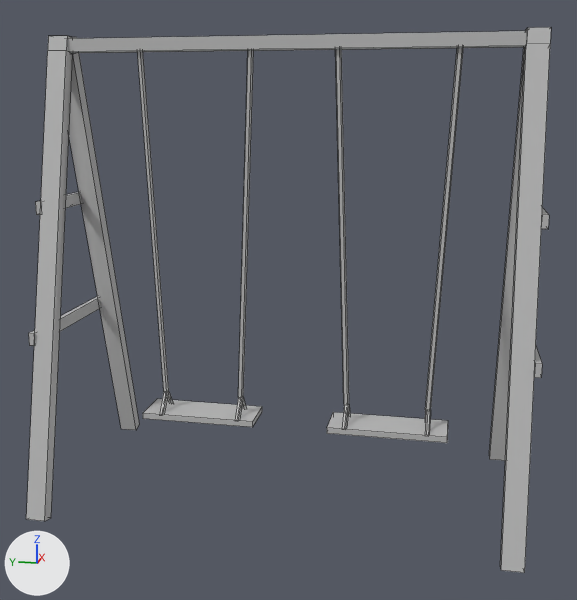
One commit to the FBX model project/Assets/Jovan/3D Models/swing.fbx: the scene before it, then after it.
The view is the same before and after, from a 50 mm camera at (-7.82, -1.48, 4.06) aimed at (-0.05, 0.08, 2.12). Every picture has the same lights, and +X, +Y and +Z are marked at lower left. Mesh edges are drawn as thin lines. Where no turn or scale is listed for an object, it has been applied to the vertices.
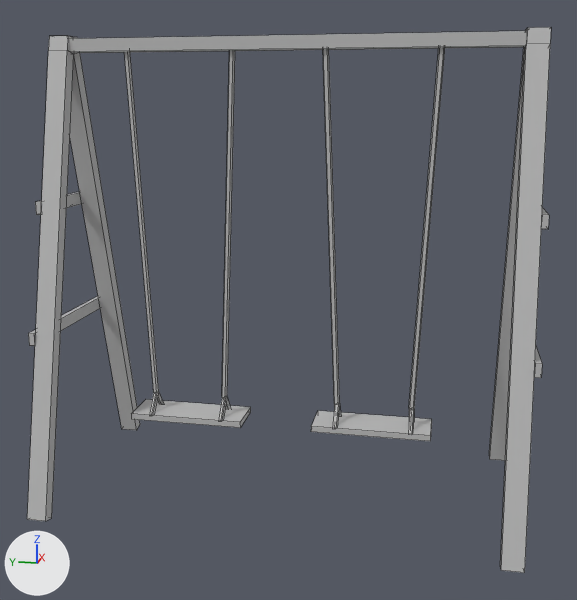
The newer file is also rescaled (x0.75), turned or shifted as a whole; pictures and numbers use the older file's frame.

Boxes (x1, y1, x2, y2) around the edits, measured in the pictures (577 x 600 px; the box of a moved part takes in the faces that stretch with it):
'polySurface15', reshaped
    before: (26, 27, 551, 573)
    after: (27, 27, 551, 573)
part 1 of me_mesh, moved or reshaped
    before: (143, 399, 262, 427)
    after: (131, 399, 251, 428)
part 2 of me_mesh, moved or reshaped
    before: (327, 412, 448, 443)
    after: (311, 411, 432, 441)
part 3 of me_mesh, rebuilt (11% wider)
    before: (137, 51, 173, 414)
    after: (124, 51, 164, 414)
part 4 of me_mesh, rebuilt (19% wider)
    before: (335, 49, 350, 428)
    after: (323, 49, 341, 427)
part 5 of me_mesh, rebuilt
    before: (425, 47, 464, 434)
    after: (408, 47, 445, 433)
part 6 of me_mesh, rebuilt
    before: (26, 36, 139, 521)
    after: (27, 36, 140, 521)
part 7 of me_mesh, rebuilt (15% narrower)
    before: (235, 50, 254, 419)
    after: (219, 50, 235, 420)

Patch to the scene script:
```diff
--- a/project/Assets/Jovan/3D Models/swing.fbx.py
+++ b/project/Assets/Jovan/3D Models/swing.fbx.py
@@ me_mesh @@
 # used by ob_polysurface15; location = (0.01, 0.1, 2.36)
-me_mesh.from_pydata(...)  # 176 vertices, 172 faces; spans x -1.25..1.25, y -2.45..2.45, z -2.35..2.35
+me_mesh.from_pydata(...)  # 172 vertices, 150 faces; spans x -1.25..1.25, y -2.45..2.45, z -2.35..2.35
+# me_mesh part 1: the loose piece of 8 vertices spanning x -0.24..0.2, y 0.32..1.53, z -1.59..-1.53 is moved by (0.0, 0.13, -0.02)
+# me_mesh part 2: the loose piece of 8 vertices spanning x -0.25..0.19, y -1.68..-0.46, z -1.59..-1.53 is moved by (0.01, 0.17, 0.0)
+# me_mesh part 3: the loose piece of 20 vertices spanning x -0.22..0.15, y 1.31..1.5, z -1.54..2.28 is rebuilt with 19 vertices and now spans x -0.22..0.15, y 1.42..1.64, z -1.56..2.26
+# me_mesh part 4: the loose piece of 20 vertices spanning x -0.22..0.15, y -0.66..-0.47, z -1.54..2.25 is rebuilt with 19 vertices and now spans x -0.22..0.15, y -0.56..-0.35, z -1.54..2.27
+# me_mesh part 5: the loose piece of 20 vertices spanning x -0.22..0.15, y -1.65..-1.44, z -1.54..2.27 is rebuilt with 19 vertices and now spans x -0.22..0.15, y -1.48..-1.27, z -1.54..2.27
+# me_mesh part 6: the loose piece of 20 vertices spanning x -1.25..1.25, y 2.2..2.4, z -2.35..2.35 is rebuilt with 20 vertices and now spans x -1.25..1.25, y 2.19..2.39, z -2.35..2.35
+# me_mesh part 7: the loose piece of 20 vertices spanning x -0.22..0.15, y 0.32..0.53, z -1.54..2.21 is rebuilt with 19 vertices and now spans x -0.22..0.15, y 0.5..0.71, z -1.56..2.26
 me_mesh.materials.append(mat_lambert1)
```
